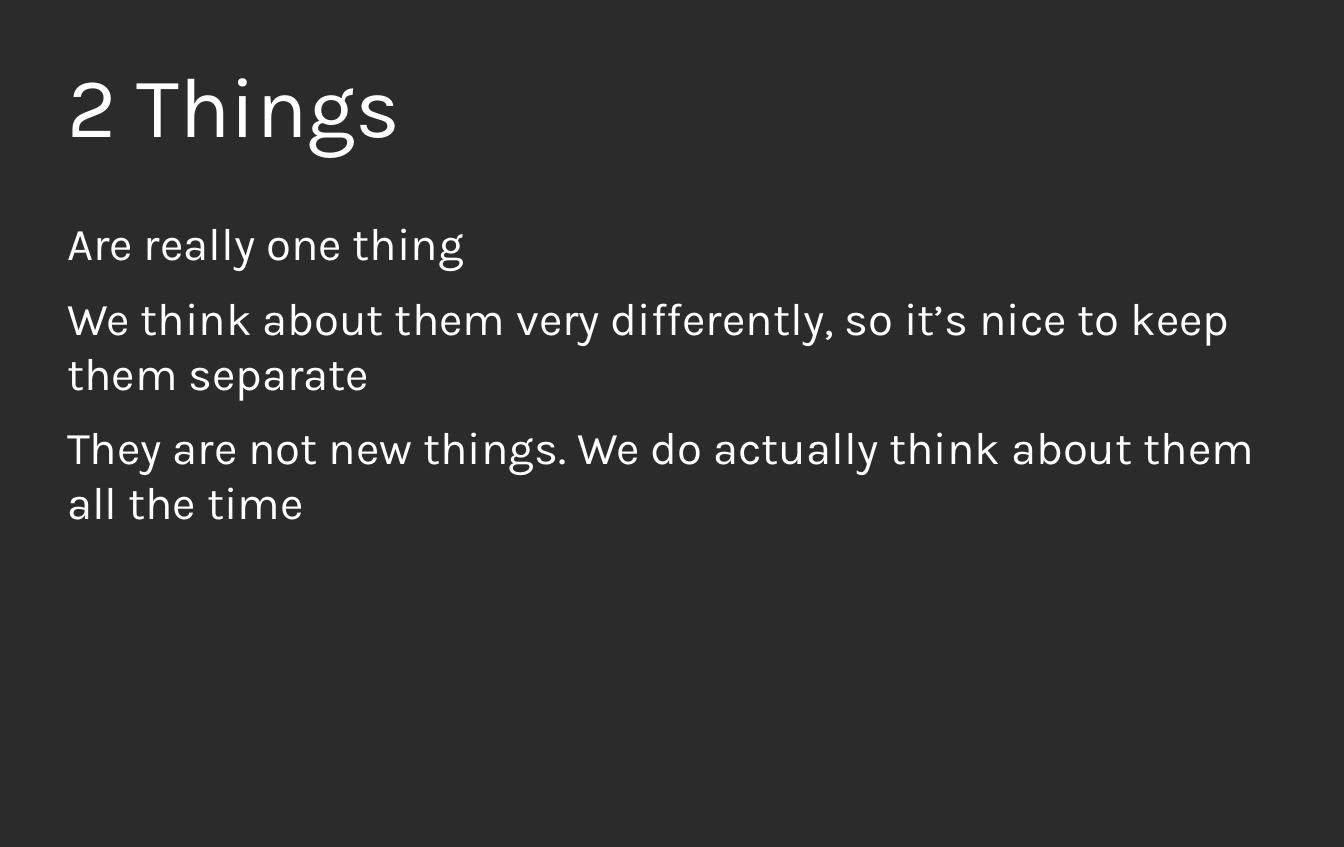
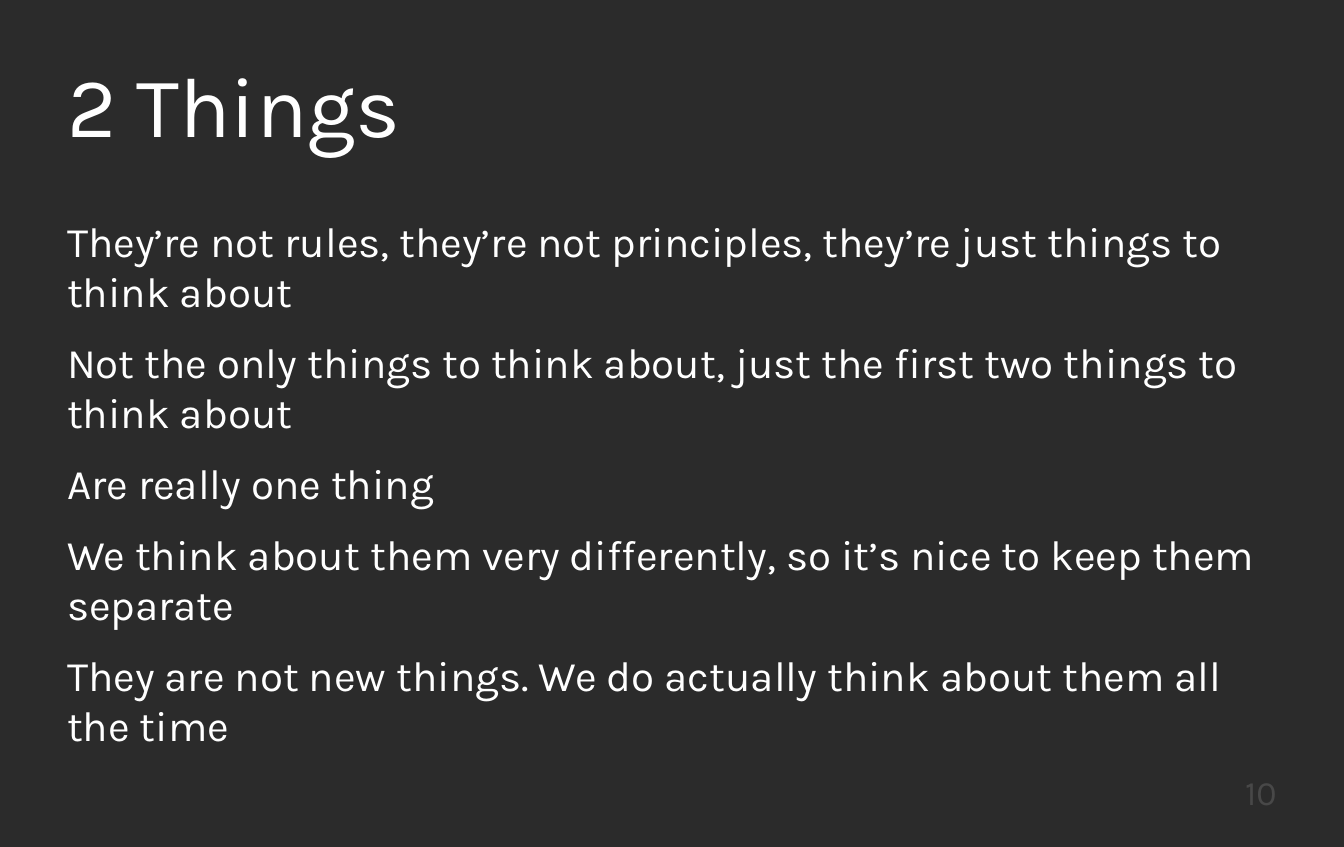
Before and after one commit to KayEss/cpp-designing4performance, a slide deck: slide 10 of slides/Designing APIs For Performance.odp (slide 3 before the commit). Drawn at 1344x847 pixels with LibreOffice and Linux fonts; fonts in the diff are those of the drawing; background and template pictures are left out; a plain dark background stands for a picture behind light text. Boxes give left, top, right and bottom in pixels: in the first picture for what was removed or moved away, otherwise in the second. Text is boxed around its words. In the diff, an @@ line names an element or a change of style, - is before the commit and + after.

Commit message:
Slides for first half of talk.

```diff
--- a/slides/Designing APIs For Performance.odp
+++ b/slides/Designing APIs For Performance.odp
@@ text at (67,228,1238,429): paragraphs added @@
+They’re not rules, they’re not principles, they’re just things to think about
+Not the only things to think about, just the first two things to think about
@@ text at (67,470,1254,742): size 32 to 29.6 pt in "Are really one thing", "We think about them very differently, so ...", "They are not new things. We do ..." @@
@@ page number added at (964,771,1277,830), 24 pt, text #484848 @@
+10
```
Also in this commit, not shown: 19 other slides changed, 15 slides added, 1 slide removed, 4 other files.
